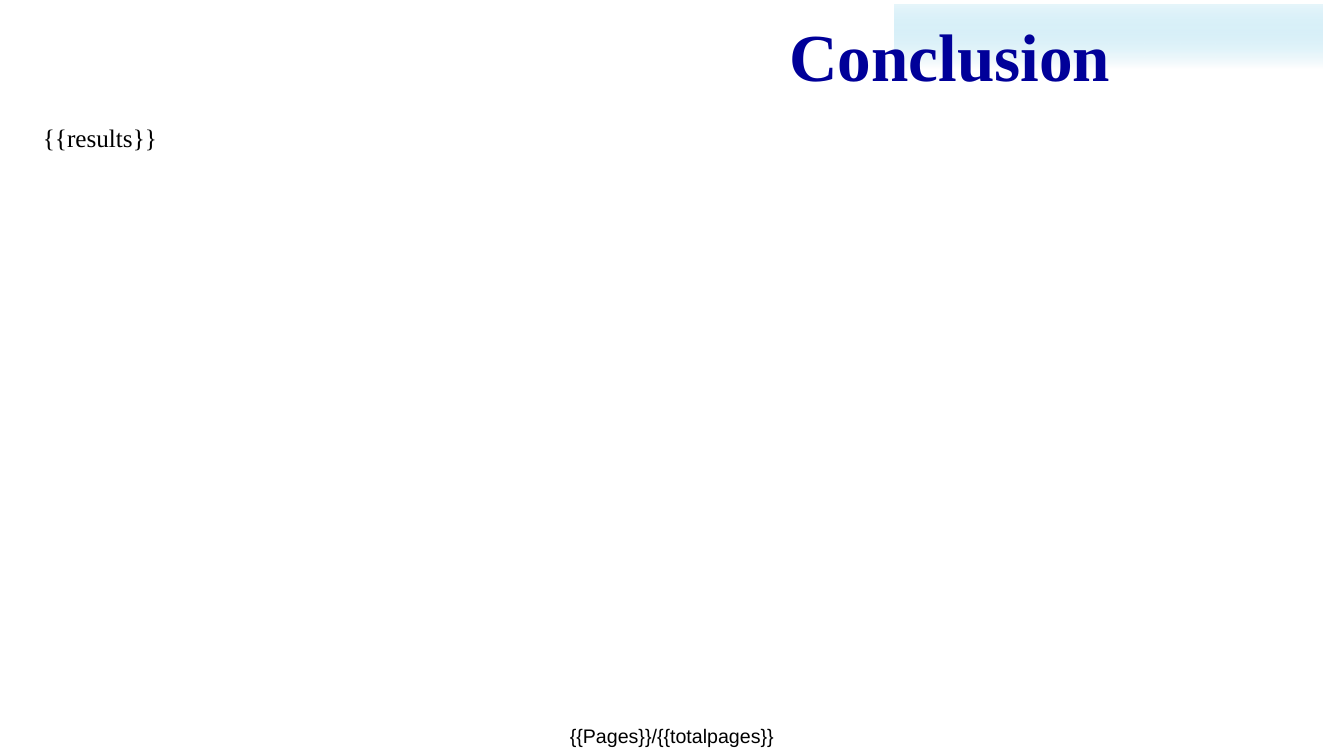
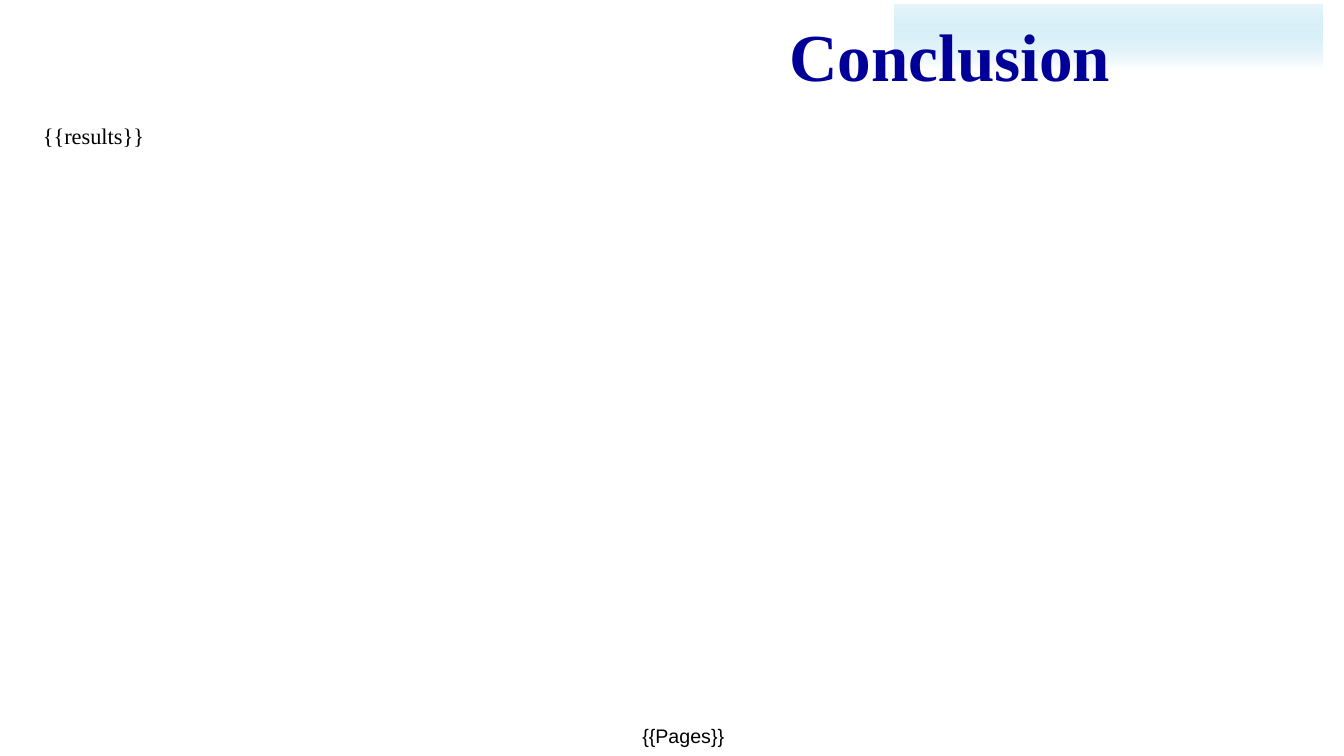
Before and after one commit to majialin-1995/paper_download, a slide deck: slide 8 of template.pptx. Drawn at 1344x756 pixels with LibreOffice and Linux fonts; fonts in the diff are those of the drawing; background and template pictures are left out. Boxes give left, top, right and bottom in pixels: in the first picture for what was removed or moved away, otherwise in the second. Text is boxed around its words. In the diff, an @@ line names an element or a change of style, - is before the commit and + after.

```diff
--- a/template.pptx
+++ b/template.pptx
@@ text "{{results}}" at (x1=43, y1=128, x2=144, y2=147): size 18 to 16 pt @@
@@ text at (x1=642, y1=728, x2=724, y2=747): text changed @@
-{{Pages}}/{{totalpages}}
+{{Pages}}
```
Also in this commit, not shown: 7 other slides changed, 2 other files.
